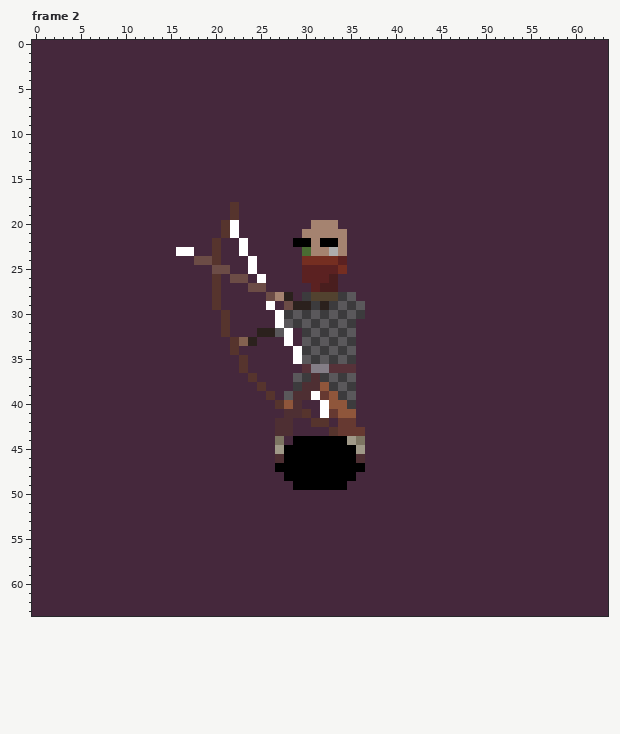
Pixel-art file, stored at assets/aseprite/human/human_melee_ranged_bow_attack.ase. That is the earlier state.
64x64 pixels, 6 frames. Shown: frame 2. The commit also changed other frames, which this record leaves out.
Once edited:
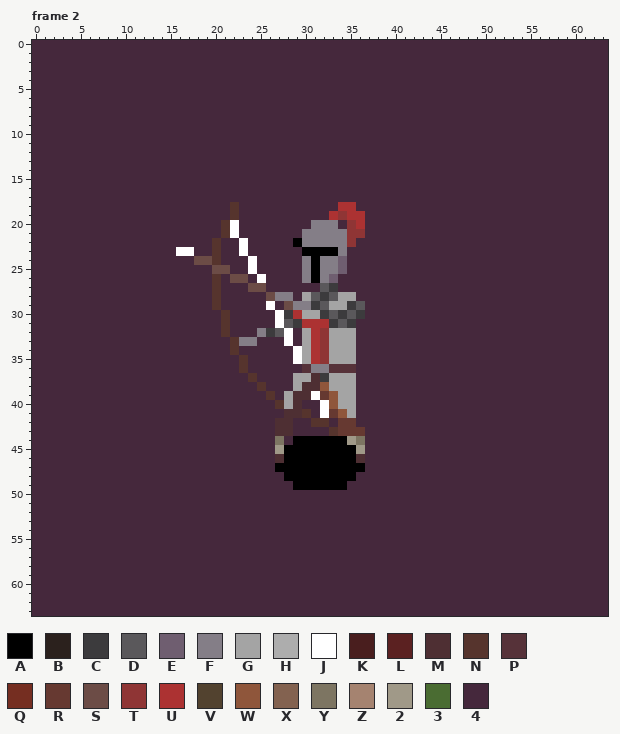
Palette (. is transparent): A #000000  B #2b211d  C #3c3b3d  D #5a585b  E #6f5e70  F #847e87  G #a4a4a4  H #adadad  J #ffffff  K #491e1e  L #5b2121  M #4e2f33  N #56342d  P #563239  Q #752e21  R #663931  S #6c4c46  T #8f3535  U #ac3232  V #52422f  W #8f563b  X #836250  Y #7d7562  Z #a58370  2 #a09988  3 #4a6c32  4 #45283c
From the commit log: Human bow attack animation done + death animation almost finished
The exact change:
layer "back (arms)/back_arms/jackets/chainmail" now hidden
layer "back (arms)/back_arms/gloves" now shown
layer "body/armor" now shown
layer "head/face mask" now hidden
layer "head/headwear/helmet" now shown
layer "front (arms)/front_arms/jacket/chainmail" now hidden
layer "front (arms)/front_arms/arms_outer" now shown
layer "front (arms)/front_arms/gloves" now shown
--- frame 2
@@ x 21..38 @@
 17 444444444444444444
-18 4N4444444444444444
-19 4N4444444444444444
-20 NJ44444444ZZZ44444
-21 NJ4444444ZZZZZ4444
-22 44J44444AAZAAZ4444
-23 44J4444443ZZHZ4444
-24 444J44444QQQQL4444
-25 S44J44444LLLLQ4444
-26 4SS4J4444LLLK44444
-27 444SS44444LKK44444
-28 44444SZB4CVVVCD444
-29 44444J4SBBCBCDCD44
-30 N44444JCDCDCDCDC44
-31 N44444JDCDCDCDC444
-32 N444BBDJ4CDCDCD444
-33 4NXB444J4DCDCDC444
-34 4N444444JCDCDCD444
-35 44N44444JDCDCDC444
+18 4N44444444444UU444
+19 4N4444444444UTUU44
+20 NJ44444444FFF4TU44
+21 NJ4444444FFFFFTT44
+22 44J44444AFFFFFT444
+23 44J444444AAAAF4444
+24 444J44444FAFFE4444
+25 S44J44444FAFFE4444
+26 4SS4J4444FAFE44444
+27 444SS444444DC44444
+28 44444SFF4GDCDGG444
+29 44444J4SFFCDGGCD44
+30 N44444JCUGGCDCDC44
+31 N44444JDCUUUCDC444
+32 N444FCDJ4GUTGGG444
+33 4NFF444J4GUTGGG444
+34 4N444444JGUTGGG444
+35 44N44444JGUTGGG444
 36 44N444444PFFPPP444
-37 444N4444DCMCDCD444
-38 4444N444CMMWCDC444
-39 44444N4DMMJRWCD444
-40 444444NWM44JWWC444
-41 4444444MMN4JRWW444
+37 444N4444GGMCGGG444
+38 4444N444GMMWGGG444
+39 44444N4GMMJRWGG444
+40 444444NGM44JWGG444
+41 4444444MMN4JRWG444
 42 444444MM44NN4RR444
